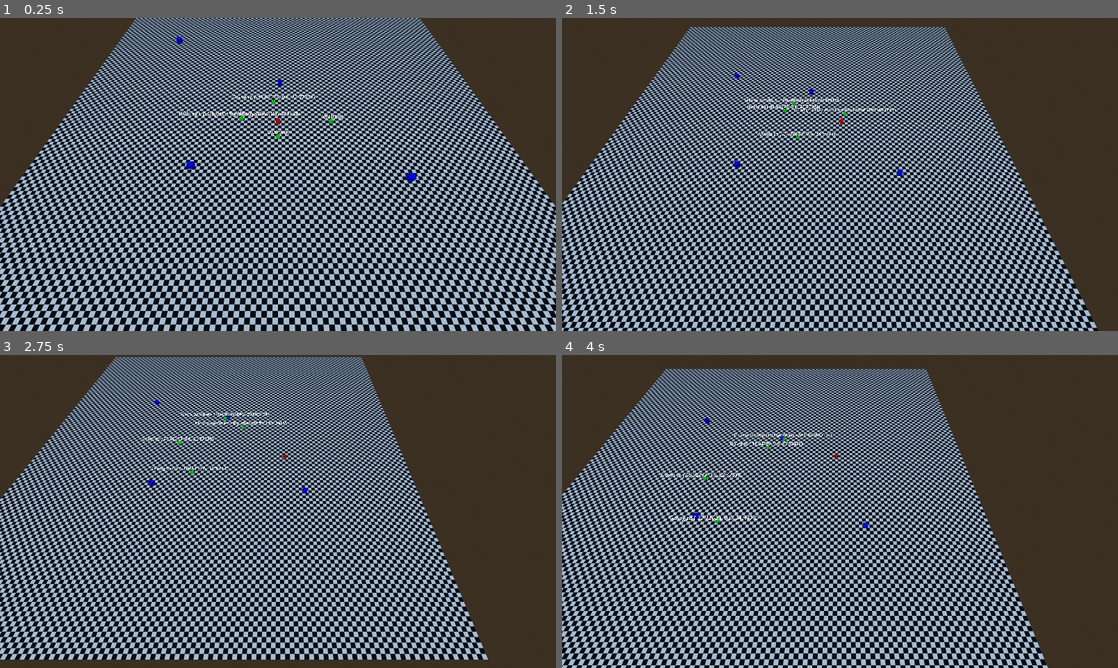
Above: before the commit, frames 1-4 (two rows, left to right).
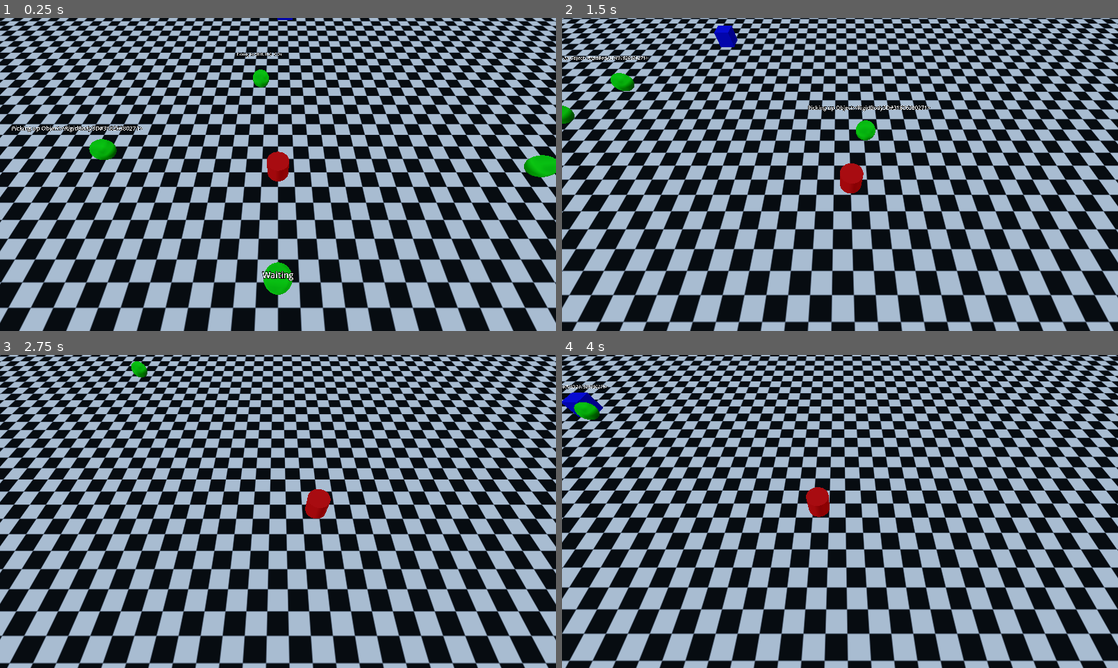
Above: after the commit, the same moments.

Repository: 0rbios/Haunted-Housekeeping
Game: Godot game, scene res://Temp/debug.tscn
Same seed, same stepped clock (60 frames per second), same inputs: the game is played once before the commit and once after it.
Inputs (mouse positions are in pixels of both pictures, inside the frame that each line leads up to):
- Up to frame 1 (0.25 s): no input
- Up to frame 2 (1.5 s): move the mouse to (962, 158) at 0.52 s; hold D (Right) 0.53-1.28 s; tap Space (Dash) at 0.6 s; tap E (Interact) at 0.8, 1.35 s; move the mouse to (728, 190) at 1.27 s; hold S (Down) from 1.28 s (still down)
- Up to frame 3 (2.75 s): click (166, 527) at 1.55 s; move the mouse to (333, 442) at 2.02 s; release S (Down) at 2.03 s; press the mouse at (333, 442) at 2.03 s; hold D (Right) from 2.03 s (still down); tap Space (Dash) at 2.3 s
- Up to frame 4 (4 s): move the mouse to (812, 574) at 2.77 s; release D (Right) at 2.78 s; release the mouse at (812, 574) at 2.78 s; hold W (Up) 2.78-3.53 s; tap Space (Dash) at 2.85 s; tap E (Interact) at 3.05, 3.6 s; move the mouse to (1006, 558) at 3.52 s; press the mouse at (1006, 558) at 3.53 s; hold A (Left) from 3.53 s (still down)

The runs differ from the first frame. In frame 1, 72% of the frame differs, in the area x 0-100%, y 0-100%; in frame 2, 77%; in frame 3, 78%; in frame 4, 77%.

Commit message:
Fixed Crash With Ghost Object Selection - Updated Object Ownership System - Coloured Each Node

Diff:
--- a/Objects/Ghost/Scripts/ghost.gd
+++ b/Objects/Ghost/Scripts/ghost.gd
@@ -1,28 +1,27 @@
 extends RigidBody3D
-
-# This is to replicate the player variables
-var dashing = false
 
 var randPos = Vector3(0, 0, 0)
 var speed = 5
+
 var rng = RandomNumberGenerator.new()
+
 var objects
+var pickupObject
 
-var carrying = false
-
-var pickupObject
+var carryingNode = null
 
 func _ready():
 	_choose_action()
 
+func _physics_process(_delta):
+	if carryingNode != null:
+		carryingNode.position = Vector3(self.position.x, self.position.y + 1, self.position.z)
+
 func _choose_action():
-	var action = rng.randi_range(0, 2)
-
-	match action:
+	match rng.randi_range(0, 2):
 		0:
-			_generate_random_pos(-50, 50, -50, 50)
 			$CurrentAction.text = "Going to " + str(randPos)
-			_move_to(randPos, "cont")
+			_move_to(_generate_random_pos(-50, 50, -50, 50), "cont")
 		1:
 			$CurrentAction.text = "Waiting"
 			$"Rest Timer".start()
@@ -31,6 +30,7 @@
 
 func _generate_random_pos(minX, maxX, minZ, maxZ):
 	randPos = Vector3(rng.randf_range(minX, maxX), 0.6, rng.randf_range(minZ,maxZ))
+	return randPos
 
 func _move_to(pos, next):
 	var tween = get_tree().create_tween()
@@ -46,11 +46,10 @@
 	_choose_action()
 
 func _move_finished_grab():
-	if pickupObject.isCarried == false:
-		pickupObject.carrier = self
-		pickupObject.isCarried = true
-		carrying = true
-		_choose_action()
+	if pickupObject.carried == false:
+		pickupObject.carried = true
+		carryingNode = pickupObject
+	_choose_action()
 
 func _rest_over():
 	_choose_action()
@@ -58,28 +57,24 @@
 func _pickup():
 	var objectDistanceList = []
 	var distanceList = []
-	var pickedObject
 
-	if carrying:
-		pickupObject.isCarried = false
-		pickupObject.position = Vector3(self.position.x, self.position.y, self.position.z)
-		carrying = false
+	if carryingNode != null:
+		carryingNode.position = self.position
+		carryingNode = null
 		_choose_action()
 	else:
 		# IF NO ITEMS ARE EVER CREATED OR DESTROYED THEN THIS SHOULD BE MOVED TO _READY
 		objects = get_tree().get_nodes_in_group("object")
 
 		for i in range(objects.size()):
-			if objects[i].isCarried == false:
+			if objects[i].carried == false:
 				objectDistanceList.push_back({"distance": sqrt(((objects[i].position.x - self.position.x) ** 2)+ ((objects[i].position.z - self.position.z)** 2)), "node": objects[i]})
-				distanceList.push_back(objectDistanceList[i].distance)
+				distanceList.push_back(sqrt(((objects[i].position.x - self.position.x) ** 2)+ ((objects[i].position.z - self.position.z)** 2)))
 
 		if distanceList.size() > 0:
-			pickedObject = objectDistanceList[distanceList.find(distanceList.min())].node
+			pickupObject = objectDistanceList[distanceList.find(distanceList.min())].node
 
-			$CurrentAction.text = "Picking up " + str(pickedObject)
-
-			pickupObject = pickedObject
+			$CurrentAction.text = "Picking up " + str(pickupObject)
 
 			_move_to(Vector3(pickupObject.position.x, 0.6, pickupObject.position.z), "grab")
 
--- a/Objects/Ghost/ghost.tscn
+++ b/Objects/Ghost/ghost.tscn
@@ -27,6 +27,6 @@
 
 [node name="CurrentAction" type="Label3D" parent="." unique_id=604558182]
 transform = Transform3D(1, 0, 0, 0, 0.4214949, 0.9068308, 0, -0.9068308, 0.4214949, 0, 1.4872648, 0)
-font_size = 240
+font_size = 48
 
 [connection signal="timeout" from="Rest Timer" to="." method="_rest_over"]
--- a/Objects/Global.gd
+++ b/Objects/Global.gd
@@ -1,4 +1,3 @@
 extends Node
 
-var playerCarry = false
 var playerHovering = false
--- a/Objects/Pickups/Script/pickup.gd
+++ b/Objects/Pickups/Script/pickup.gd
@@ -2,13 +2,8 @@
 
 @export var pickupType: String
 
-var canPickup = false
-var isCarried = false
-
-var possibleCarrier
-@onready var carrier = $"../Player"
-
-@onready var ghosts = get_tree().get_nodes_in_group("ghost")
+var possibleCarrier = null
+var carried = false
 
 func _physics_process(_delta):
 	if linear_velocity == Vector3(0, 0, 0):
@@ -18,40 +13,25 @@
 		self.freeze = false
 		$Hitbox.disabled = false
 
-	if Input.is_action_just_pressed("Interact"):
-		if canPickup:
-			isCarried = true
-			carrier = possibleCarrier
-		elif isCarried:
-			isCarried = false
-			canPickup = true
-			self.position = Vector3(carrier.position.x, carrier.position.y, carrier.position.z)
+	if Input.is_action_just_pressed("Interact") and possibleCarrier != null:
+		if carried == false:
+			possibleCarrier.carryingNode = self
+			carried = true
+		else:
+			self.position = possibleCarrier.position
+			possibleCarrier.carryingNode = null
+			carried = false
 
-	if carrier.dashing and isCarried:
-		isCarried = false
-		canPickup = true
-		self.position = Vector3(carrier.position.x, carrier.position.y, carrier.position.z)
-
-	if isCarried:
-		canPickup = false
-		self.position = Vector3(carrier.position.x, carrier.position.y + 1, carrier.position.z)
-
-	if Input.is_action_pressed("Use") and isCarried:
+	if Input.is_action_pressed("Use") and carried == true:
 		match pickupType:
 			"mop": print("Item Used")
 
 func _collision_enter(body: Node3D):
 	if body.is_in_group("player") and global.playerHovering == false:
 		global.playerHovering = true
-		canPickup = true
-		possibleCarrier = body
-	if body.is_in_group("ghost"):
-		canPickup = true
 		possibleCarrier = body
 
 func _collision_exit(body: Node3D):
 	global.playerHovering = false
 	if body.is_in_group("player"):
-		canPickup = false
-	if body.is_in_group("ghost"):
-		canPickup = false
+		possibleCarrier = null
--- a/Objects/Player/Scripts/player_movement.gd
+++ b/Objects/Player/Scripts/player_movement.gd
@@ -10,6 +10,8 @@
 var dashing = false
 
 var velocity = Vector3(0, 0, 0)
+
+var carryingNode
 
 func _physics_process(_delta):
 	if dashing == false:
@@ -48,10 +50,21 @@
 		if Input.is_action_just_pressed("Dash") and velocity != Vector3(0, 0, 0):
 			speed = 330
 			dashing = true
+			if carryingNode != null:
+				carryingNode.position = self.position
+				carryingNode.carried = false
+				carryingNode = null
 			$"Dash Timer".start()
 
+	if carryingNode != null:
+		carryingNode.position = Vector3(self.position.x, self.position.y + 1, self.position.z)
+
 	var tween = get_tree().create_tween()
-	tween.tween_property($Camera, "global_position", Vector3(self.global_position.x, self.global_position.y + 40, self.global_position.z + 40), 0.3)
+	# Normal Cam
+	tween.tween_property($Camera, "global_position", Vector3(self.global_position.x, $Camera.global_position.y, self.global_position.z + 5), 0.3)
+
+	# Overview Cam
+	#tween.tween_property($Camera, "global_position", Vector3(self.global_position.x, self.global_position.y + 50, self.global_position.z + 50), 0.3)
 
 	toBeNormalized = Vector2(horizontal, long).normalized()
 	velocity = Vector3(toBeNormalized.x * speed, 0, toBeNormalized.y * speed)
--- a/Temp/debug.tscn
+++ b/Temp/debug.tscn
@@ -39,6 +39,12 @@
 [node name="Object2" parent="." unique_id=203089754 instance=ExtResource("3_rdi1l")]
 transform = Transform3D(1, 0, 0, 0, 1, 0, 0, 0, 1, 22.4844, 4.911544, 16.83707)
 
+[node name="Object3" parent="." unique_id=89118270 instance=ExtResource("3_rdi1l")]
+transform = Transform3D(1, 0, 0, 0, 1, 0, 0, 0, 1, -23.542767, 8.778299, -18.452644)
+
+[node name="Object4" parent="." unique_id=557077033 instance=ExtResource("3_rdi1l")]
+transform = Transform3D(1, 0, 0, 0, 1, 0, 0, 0, 1, -15.133941, 5.1547594, 14.553395)
+
 [node name="Ghost" parent="." unique_id=774080266 instance=ExtResource("4_whauu")]
 transform = Transform3D(1, 0, 0, 0, 1, 0, 0, 0, 1, 0, 0.6, 4.575736)
 
@@ -50,9 +56,3 @@
 
 [node name="Ghost4" parent="." unique_id=302550963 instance=ExtResource("4_whauu")]
 transform = Transform3D(1, 0, 0, 0, 1, 0, 0, 0, 1, 0, 0.6, -7.0476723)
-
-[node name="Object3" parent="." unique_id=89118270 instance=ExtResource("3_rdi1l")]
-transform = Transform3D(1, 0, 0, 0, 1, 0, 0, 0, 1, -23.542767, 8.778299, -18.452644)
-
-[node name="Object4" parent="." unique_id=557077033 instance=ExtResource("3_rdi1l")]
-transform = Transform3D(1, 0, 0, 0, 1, 0, 0, 0, 1, -15.133941, 5.1547594, 14.553395)
